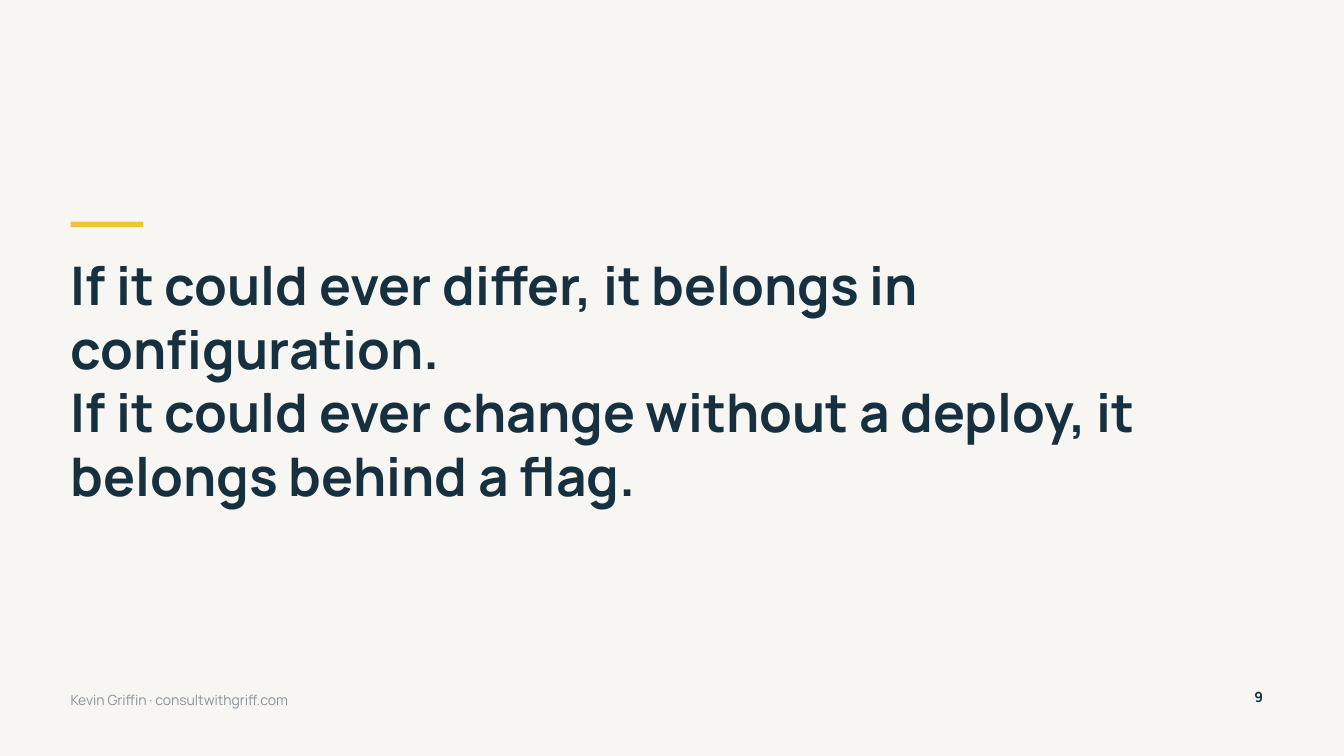
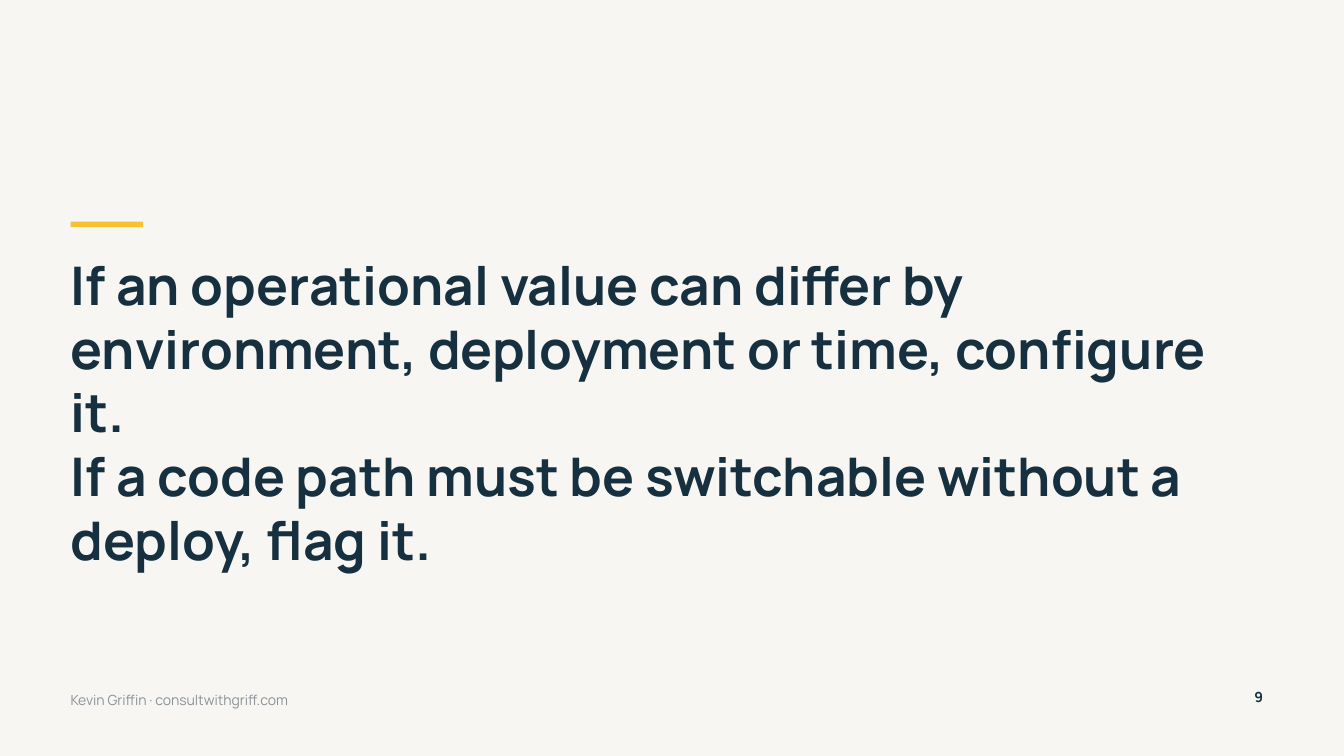
Before and after one commit to 1kevgriff/modern-dotnet-configuration, a slide deck: slide 9 of slides/modern-dotnet-configuration.pptx. Drawn at 1344x756 pixels with LibreOffice and Linux fonts; fonts in the diff are those of the drawing. Boxes give left, top, right and bottom in pixels: in the first picture for what was removed or moved away, otherwise in the second. Text is boxed around its words. In the diff, an @@ line names an element or a change of style, - is before the commit and + after.

```diff
--- a/slides/modern-dotnet-configuration.pptx
+++ b/slides/modern-dotnet-configuration.pptx
@@ title at [71, 266, 1206, 574]: text changed @@
-If it could ever differ, it belongs in configuration.
-If it could ever change without a deploy, it belongs behind a flag.
+If an operational value can differ by environment, deployment or time, configure it.
+If a code path must be switchable without a deploy, flag it.
```
Also in this commit, not shown: 1 other slide changed, 2 other files.
